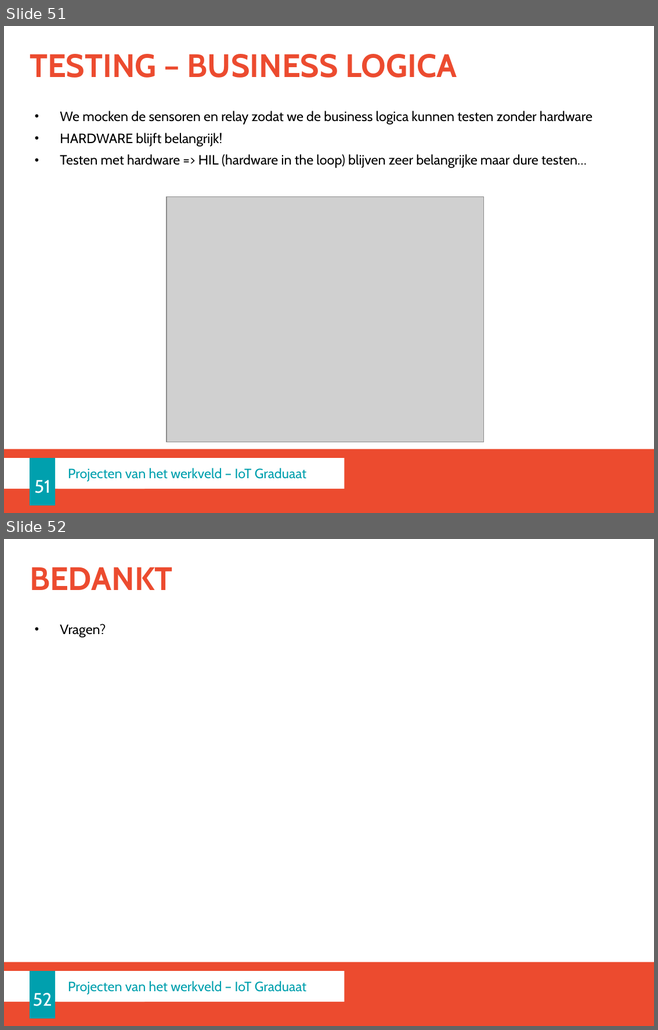
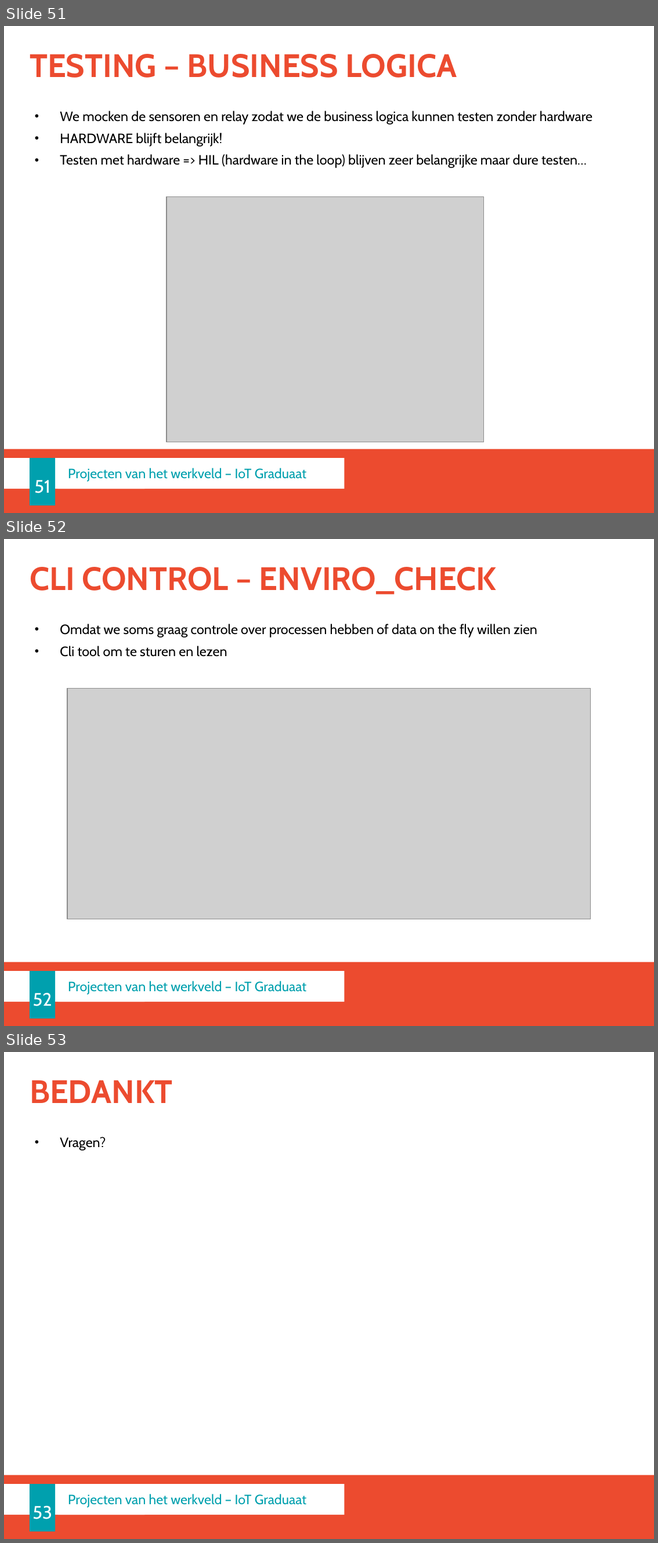
Before and after one commit to lllaurensss/project_werkveld2, a slide deck: doc/Projecten voor het werkveld 2.pptx. Shown one above the other, each under a label of ours: slides 51 and 52 before the commit, slides 51, 52 and 53 after it. The pictures are 658x1030 and 658x1543 pixels, drawn with LibreOffice and Linux fonts; fonts in the diff are those of the drawing; grey boxes stand for pictures; background and template pictures are left out. Boxes give left, top, right and bottom in pixels: in the first picture for what was removed or moved away, otherwise in the second. Text is boxed around its words. In the diff, an @@ line names an element or a change of style, - is before the commit and + after.

```diff
--- a/doc/Projecten voor het werkveld 2.pptx
+++ b/doc/Projecten voor het werkveld 2.pptx
@@ slide 52 added at [4, 539, 654, 1026], background #FFFFFF; not listed: 2 template elements that a slide beside it also shows @@
@@ title added at [30, 567, 496, 595], 36 pt, text #EC4B2F, bold @@
+CLI CONTROL – ENVIRO_CHECK
@@ text added at [60, 624, 537, 657], 15 pt, text #000000 @@
+• Omdat we soms graag controle over processen hebben of data on the fly willen zien
+• Cli tool om te sturen en lezen
@@ picture added at [67, 689, 590, 919] @@
@@ page number added at [30, 971, 54, 1019], fill #00A0AE, 20 pt, text #FFFFFF @@
+52
@@ rectangle added at [58, 971, 344, 1001], fill #FFFFFF, 15 pt, text #00A0AE @@
+Projecten van het werkveld – IoT Graduaat
@@ what was slide 52 is now slide 53 @@
@@ page number at [32, 1506, 52, 1519]: text changed @@
-52
+53
```
Also in this commit, not shown: 1 other file.
